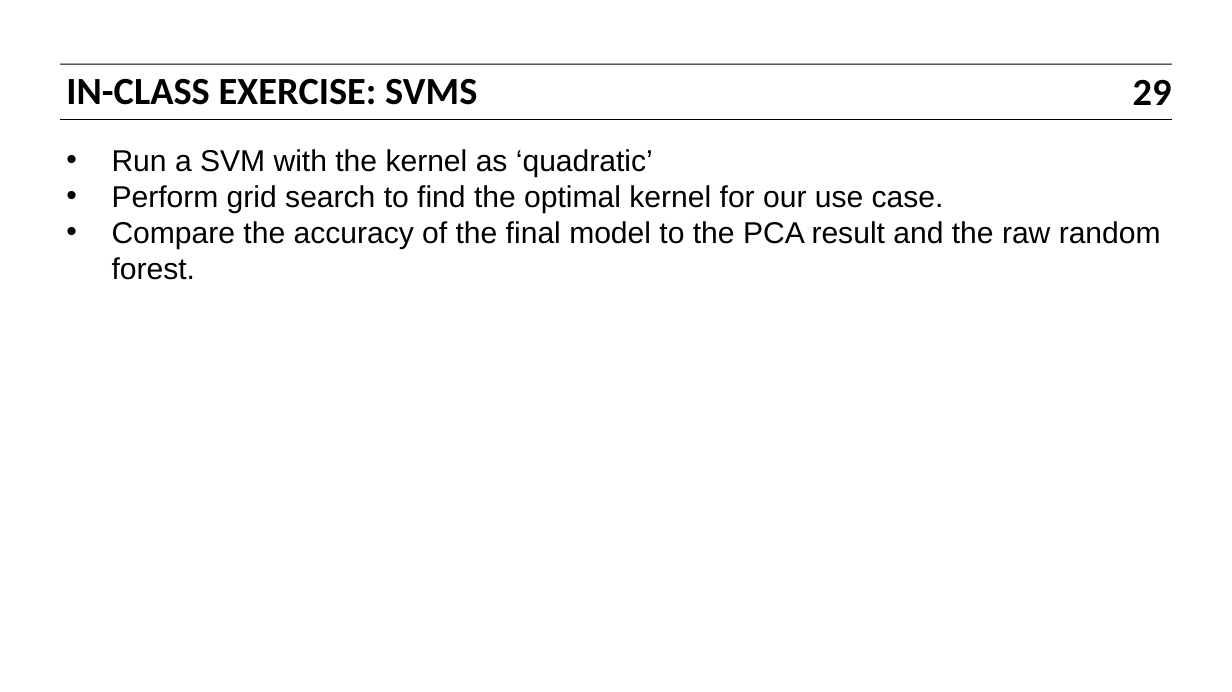
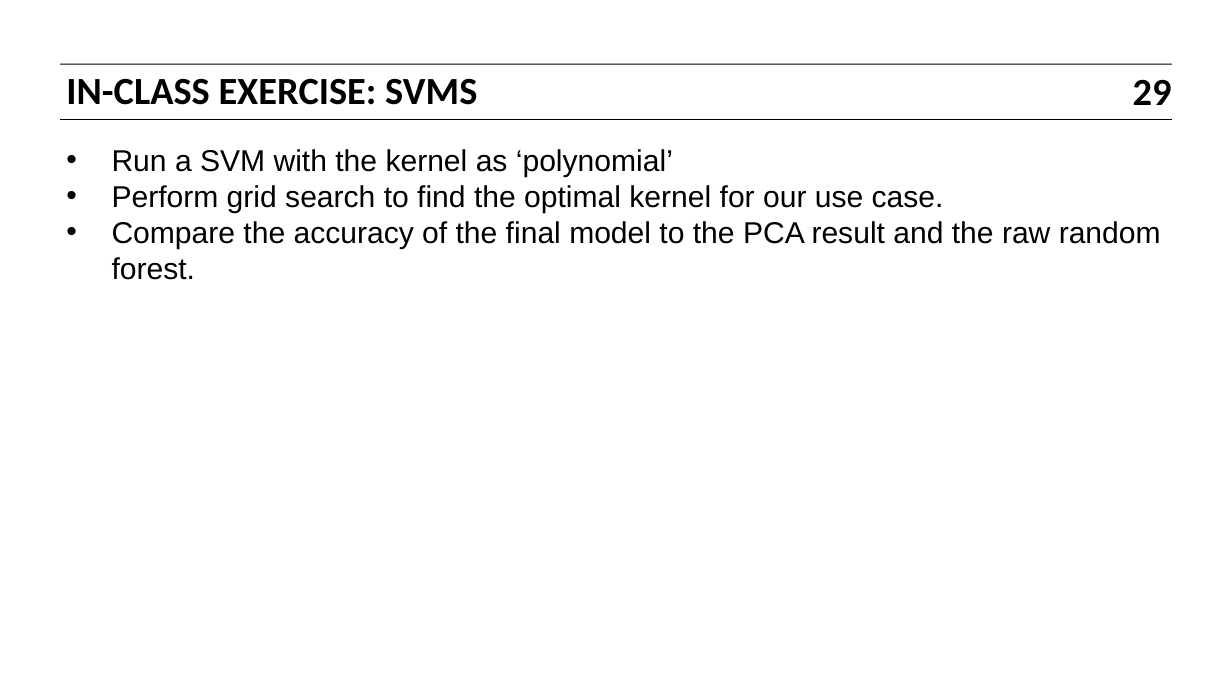
Before and after one commit to bbalin12/DAT5_BOS, a slide deck: slide 29 of slides/11_dimensionality_reduction_and_clustering.pptx. Drawn at 1232x692 pixels with LibreOffice and Linux fonts; fonts in the diff are those of the drawing. Boxes give left, top, right and bottom in pixels: in the first picture for what was removed or moved away, otherwise in the second. Text is boxed around its words. In the diff, an @@ line names an element or a change of style, - is before the commit and + after.

```diff
--- a/slides/11_dimensionality_reduction_and_clustering.pptx
+++ b/slides/11_dimensionality_reduction_and_clustering.pptx
@@ text at (112,149,673,177): text changed @@
-• Run a SVM with the kernel as ‘quadratic’
+• Run a SVM with the kernel as ‘polynomial’
```
Also in this commit, not shown: 11 other slides changed, 5 other files.
